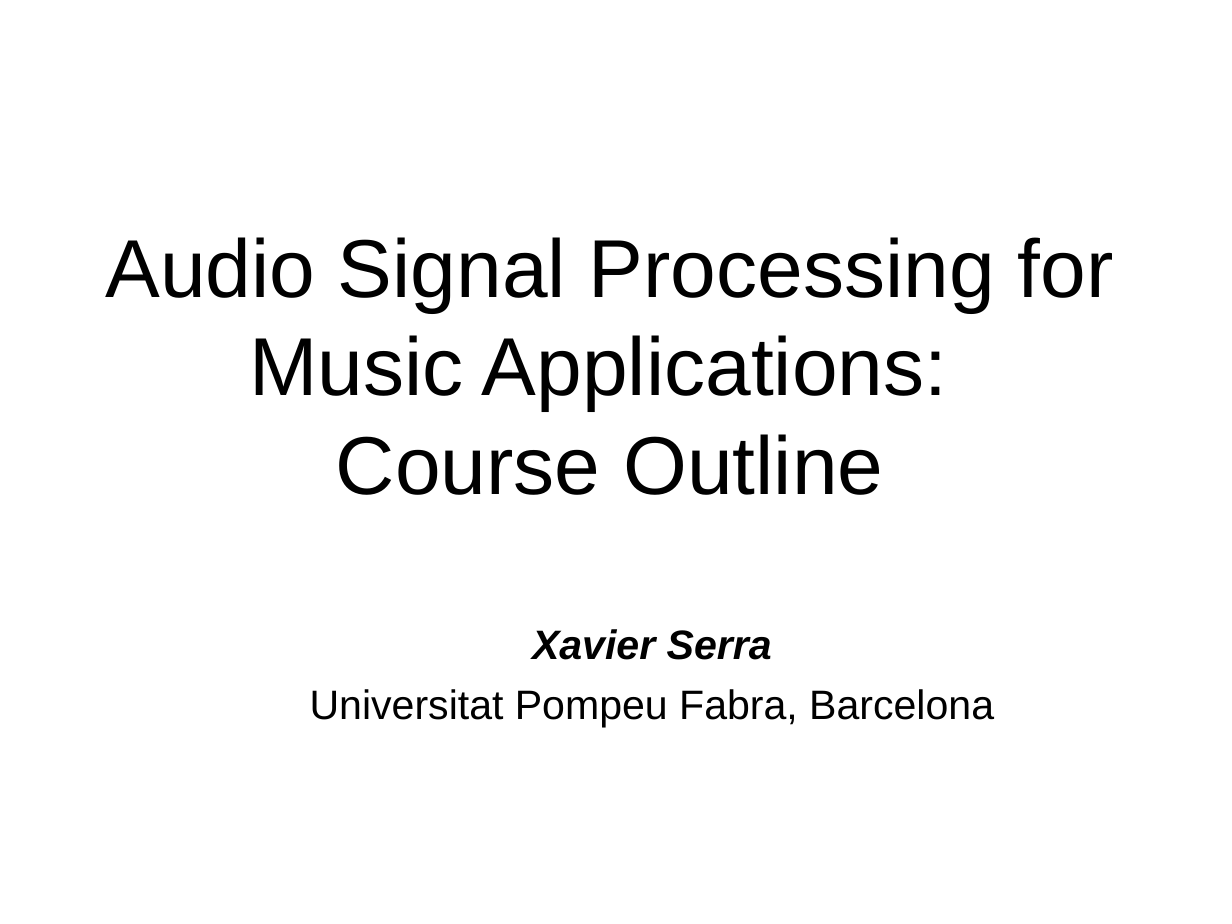
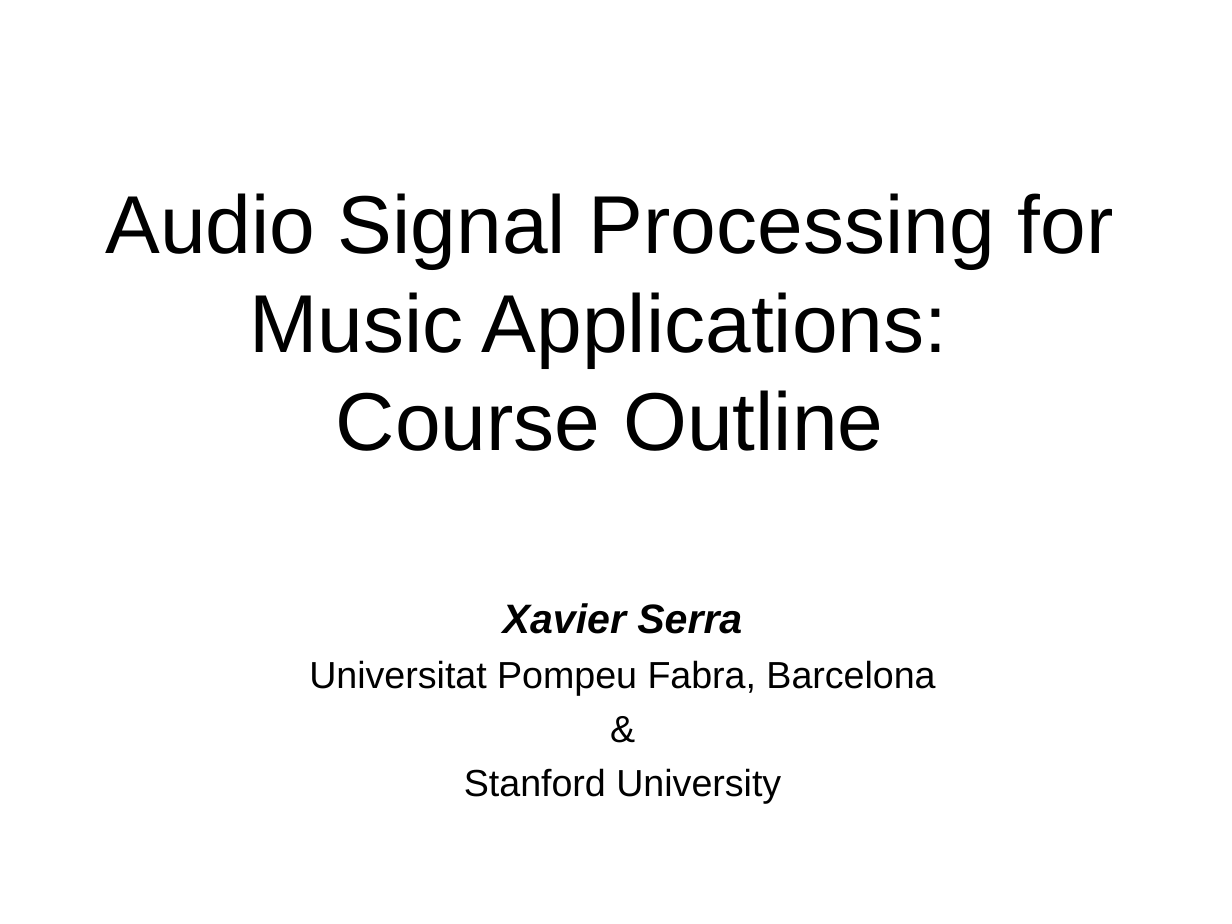
Before and after one commit to MTG/sms-tools, a slide deck: slide 1 of lectures/1-Introduction/Course-outline.odp. Drawn at 1232x924 pixels with LibreOffice and Linux fonts; fonts in the diff are those of the drawing. Boxes give left, top, right and bottom in pixels: in the first picture for what was removed or moved away, otherwise in the second. Text is boxed around its words. In the diff, an @@ line names an element or a change of style, - is before the commit and + after.

```diff
--- a/lectures/1-Introduction/Course-outline.odp
+++ b/lectures/1-Introduction/Course-outline.odp
@@ title "Audio Signal Processing for Music ...": place and size @@
-title "Audio Signal Processing for Music ..." at (105,237,1114,495)
+title "Audio Signal Processing for Music ..." at (105,193,1114,451)
@@ text "Xavier Serra": place and size @@
-text "Xavier Serra" at (310,629,994,727)
+text "Xavier Serra" at (309,603,935,803)
@@ text at (309,660,935,696): size 24 to 22 pt in "Universitat Pompeu Fabra, Barcelona" @@
@@ text at (464,768,781,803): paragraphs added @@
+&
+Stanford University
```
Also in this commit, not shown: 2 other slides changed, 5 other files.
